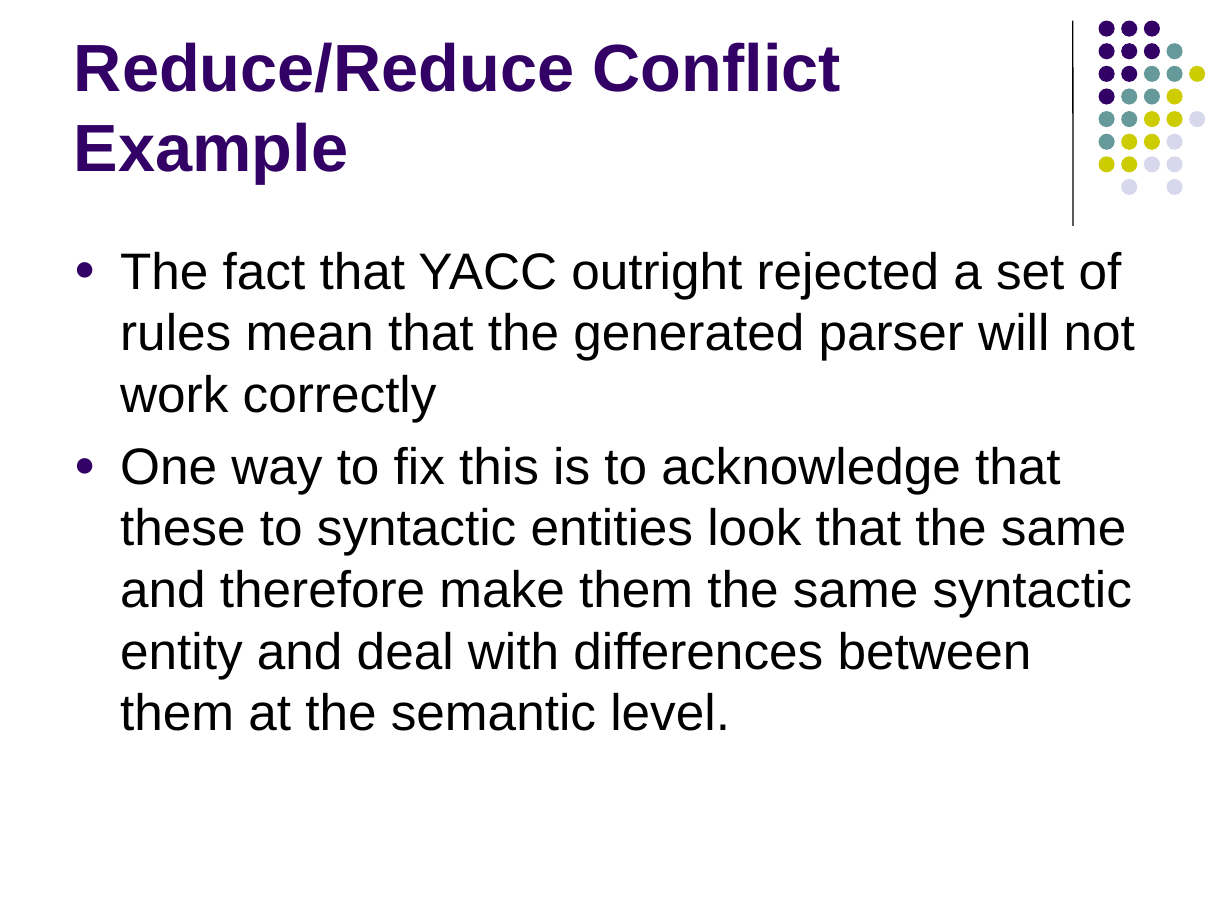
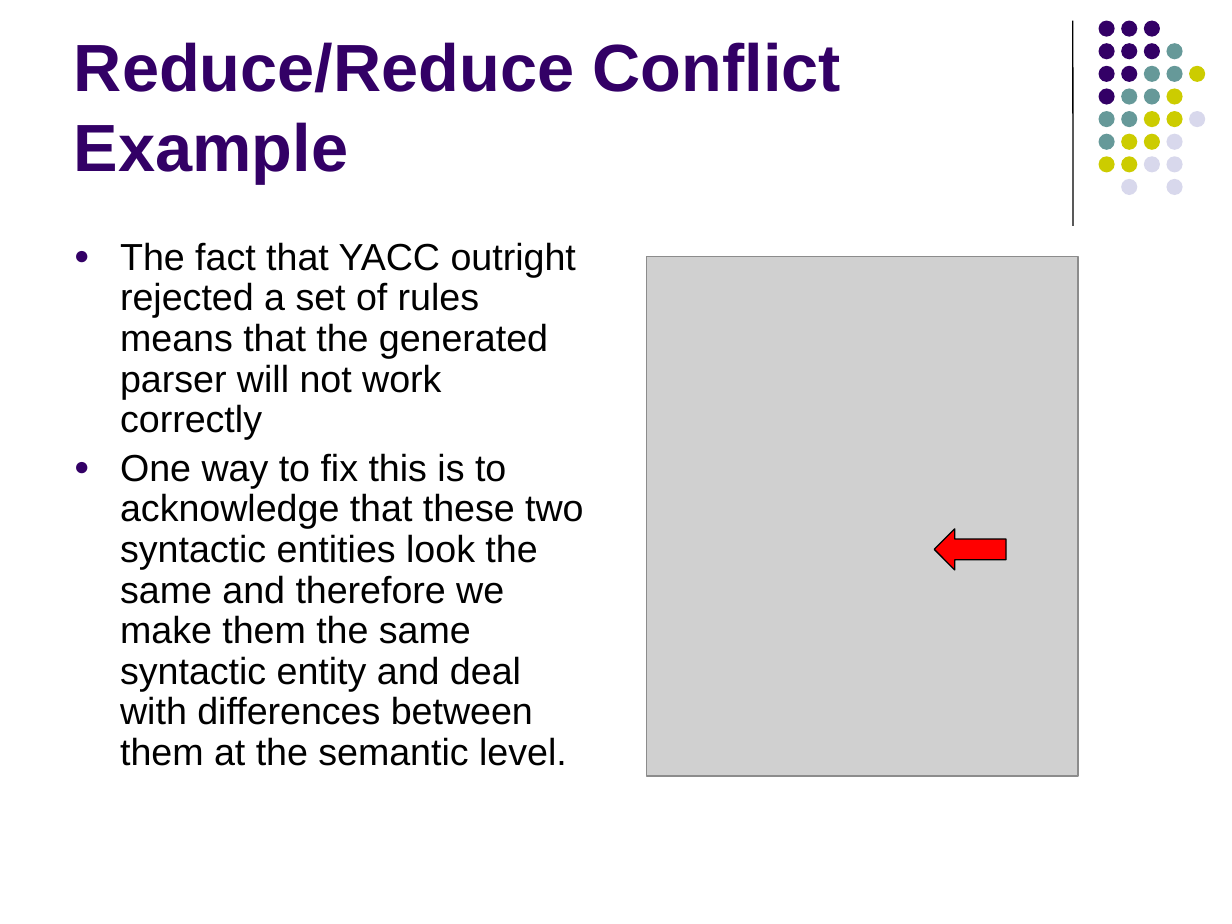
Before and after one commit to lutzhamel/CSC402, a slide deck: slide 28 of notes/csc402-ln021.pptx (slide 30 before the commit). Drawn at 1232x924 pixels with LibreOffice and Linux fonts; fonts in the diff are those of the drawing; grey boxes stand for pictures. Boxes give left, top, right and bottom in pixels: in the first picture for what was removed or moved away, otherwise in the second. Text is boxed around its words. In the diff, an @@ line names an element or a change of style, - is before the commit and + after.

```diff
--- a/notes/csc402-ln021.pptx
+++ b/notes/csc402-ln021.pptx
@@ text at [120,242,583,766]: text changed; size 30 to 22 pt @@
-● The fact that YACC outright rejected a set of rules mean that the generated parser will not work correctly
-● One way to fix this is to acknowledge that these to syntactic entities look that the same and therefore make them the same syntactic entity and deal with differences between them at the semantic level.
+● The fact that YACC outright rejected a set of rules means that the generated parser will not work correctly
+● One way to fix this is to acknowledge that these two syntactic entities look the same and therefore we make them the same syntactic entity and deal with differences between them at the semantic level.
@@ picture added at [647,256,1078,776] @@
@@ left arrow added at [934,529,1005,569], fill #FF0000, outline #000000 0.75 pt @@
```
Also in this commit, not shown: 4 other slides changed, 3 slides added, 5 slides removed, 1 other file.
